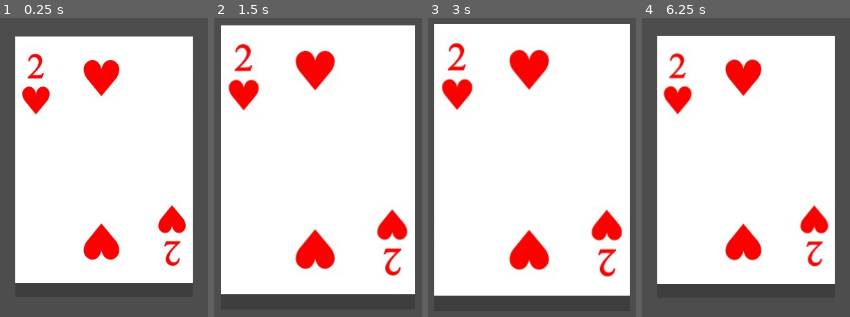
Above: before the commit, frames 1-4 (left to right).
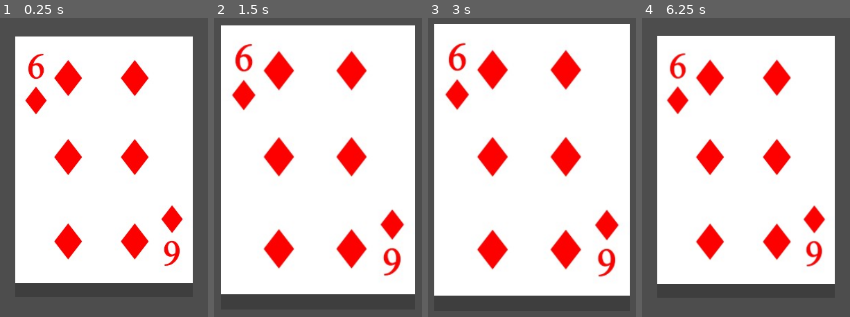
Above: after the commit, the same moments.

Repository: KnoxObron/godotcardgame
Game: Godot game, scene res://scenes/GameScene.tscn
The game is run twice, just before and just after one commit, with the same random seed, the same clock (stepped at 60 frames per second) and the same inputs. This scene is started directly instead of the project's main scene.
Inputs (mouse positions are in pixels of both pictures, inside the frame that each line leads up to):
- Up to frame 1 (0.25 s): no input
- Up to frame 2 (1.5 s): tap Enter at 0.5 s; drag from (318, 158) to (outside the picture) at 0.52 s; drag from (outside the picture) to (332, 224) at 1.27 s
- Up to frame 3 (3 s): tap Space at 2 s; move the mouse to (outside the picture) at 2.02 s; click (outside the picture) at 2.17 s; tap Enter at 2.75 s; drag from (546, 224) to (outside the picture) at 2.77 s
- Up to frame 4 (6.25 s): tap Space at 3.5, 5 s; move the mouse to (outside the picture) at 3.52 s; click (outside the picture) at 3.67 s; tap Enter at 4.25 s; drag from (outside the picture) to (746, 158) at 4.27 s; move the mouse to (841, 134) at 5.02 s; click (841, 134) at 5.17 s; drag from (681, 20) to (outside the picture) at 5.77 s

The runs differ from the first frame. In frame 1, 10% of the frame differs, in the area x 10-90%, y 11-83%; in frame 2, 13%; in frame 3, 13%, in the area x 6-94%, y 8-87%; in frame 4, 11%.
Error before the commit: Invalid access to property or key 'data' on a base object of type 'Node (CardData)'. (res://resources/card_data.gd:53)

Commit message:
fix: working cards

Diff:
--- a/resources/card_data.gd
+++ b/resources/card_data.gd
@@ -50,6 +50,6 @@
 
 
 func randomize_card() -> CardData:
-	self.data.value = randi_range(2, 14)
-	self.data.pattern = CardPattern.values()[randi_range(0, 3)]
+	self.cardValue = randi_range(2, 14)
+	self.cardPattern = CardPattern.values()[randi_range(0, 3)]
 	return self
Not shown: 1 places in scenes/GameScene.tscn that only renumber resources
